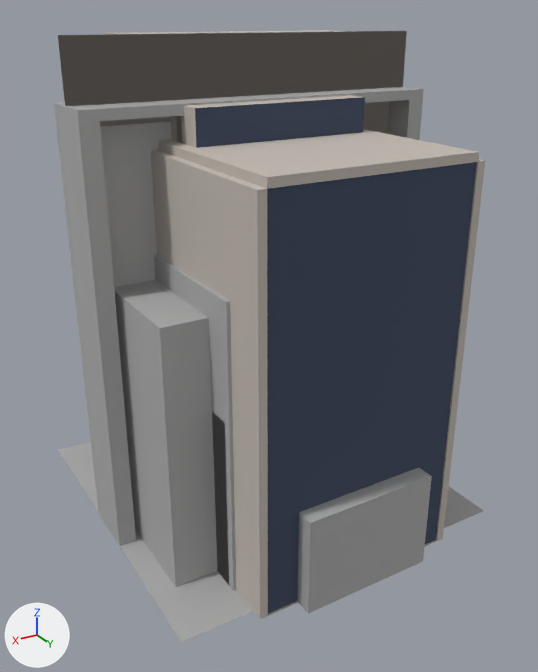
A saved change to the glTF model models/kit/lo/wood.glb.
One viewpoint serves both versions: a 50 mm lens placed at (2.28, 3.97, 3.09), pointed at (-0.17, -0.11, 1.05). The lights are fixed; the arrows at lower left show +X, +Y and +Z. The picture after the commit comes second. Where no turn or scale is listed for an object, it has been applied to the vertices. Vertices at exactly the same position are counted once.

The scene before the commit, as lines of its bpy script (objects in view):
```python
me_door_frame_wood = bpy.data.meshes.new('Door_frame_wood')
me_door_frame_wood.from_pydata(...)  # 20 vertices, 36 faces; spans x -1.12..1.12, y -0.2..0.2, z 0.0..2.66
me_door_frame_wood.materials.append(mat_kit_grey)  # grey #adadad
me_exit_wood_001 = bpy.data.meshes.new('Exit_wood.001')
me_exit_wood_001.from_pydata(...)  # 46 vertices, 90 faces; spans x -1.12..1.12, y -0.1..1.2, z 0.0..3.0
me_exit_wood_001.materials.append(mat_wallsurface)  # light grey #c4bcb3
me_solid_nursery_table = bpy.data.meshes.new('Solid_nursery_table')
me_solid_nursery_table.from_pydata(...)  # a box spanning x -0.43..0.43, y -1.3..1.3, z 0.0..0.62
me_solid_nursery_table.materials.append(mat_kit_grey)  # grey #adadad
me_win_sash = bpy.data.meshes.new('Win_sash')
me_win_sash.from_pydata(...)  # 16 vertices, 16 faces; spans x -1.12..1.12, y 0.0..0.34, z 0.0..3.0
me_win_sash.materials.append(mat_wallsurface)  # light grey #c4bcb3
# before: 8 (0.55, 0.0, 0.8), 9 (-0.55, 0.0, 0.8), 11 (0.55, 0.0, 2.65), 12 (-0.55, 0.34, 0.8), 13 (-0.55, 0.34, 2.65) at pixel (365, 97)
# before: 14 (0.55, 0.34, 2.65) at pixel (195, 108), 15 (0.55, 0.34, 0.8)
me_win_sash_frame = bpy.data.meshes.new('Win_sash_frame')
me_win_sash_frame.from_pydata(...)  # 24 vertices, 48 faces; spans x -0.55..0.55, y 0.1..0.16, z 0.8..2.65
me_win_sash_frame.materials.append(mat_kit_grey)  # grey #adadad
ob_door_frame_wood = bpy.data.objects.new('Door_frame_wood', me_door_frame_wood)
ob_door_frame_wood.location = (0.0, 0.0, 0.0)
ob_exit_wood_p0 = bpy.data.objects.new('Exit_wood_p0', me_exit_wood_001)
ob_exit_wood_p0.location = (0.0, 0.0, 0.0)
ob_solid_nursery_table = bpy.data.objects.new('Solid_nursery_table', me_solid_nursery_table)
ob_solid_nursery_table.location = (0.0, 0.0, 0.0)
ob_win_sash = bpy.data.objects.new('Win_sash', me_win_sash)
ob_win_sash.location = (0.0, 0.0, 0.0)
ob_win_sash_frame = bpy.data.objects.new('Win_sash_frame', me_win_sash_frame)
ob_win_sash_frame.location = (0.0, 0.0, 0.0)
# also in view: 'Isl_crib_rocker' at (0.0, 0.0, 0.55); 'Mod_wallhole_lath_A_wood' at (0.0, -0.11, 1.5); 'Mod_fireplace_wood' at (0.0, 0.02, 1.5); 'Isl_twin_cribs' at (0.0, 0.0, 0.9); 'Mod_wallhole_lath_C_wood' at (0.0, -0.11, 1.5)
```
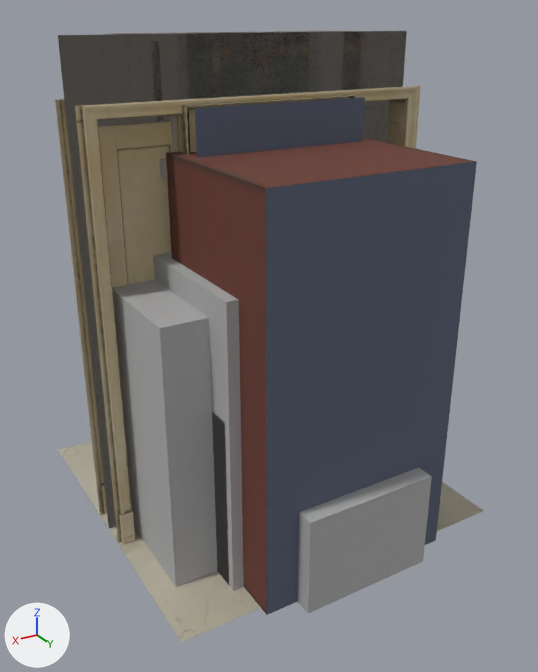
Where the change shows, as pixel boxes [x1, y1, x2, y2] in the pictures (538 x 672 px):
'Exit_wood_p0', reshaped: before [60, 31, 485, 619]; after [58, 31, 477, 615]
'Door_frame_wood', reshaped: before [54, 87, 424, 546]; after [55, 86, 421, 544]
part 2 of me_win_sash, cut back (mostly hidden afterwards): before [169, 95, 361, 148]; after [169, 115, 179, 152]
part 3 of me_win_sash_frame, cut back (mostly hidden): before [176, 116, 182, 143]; after [176, 95, 355, 155]
part 4 of me_exit_wood_001, cut back: before [151, 129, 485, 619]; after [166, 138, 477, 615]
part 5 of me_exit_wood_001, recoloured: before [151, 32, 402, 132]; after [152, 31, 403, 139]
'Mod_wallhole_lath_A_wood', unchanged, uncovered by the edit: before [58, 31, 407, 134]; after [58, 31, 406, 528]
'Isl_crib_rocker', unchanged, covered by the edit: [212, 412, 229, 585] in both

What the commit changed:
Picture 'Kit_Exit_wood_normal' (img_kit_exit_wood_normal) is new.
Picture 'Kit_Exit_wood_albedo' (img_kit_exit_wood_albedo) is new.
Picture 'Kit_Exit_wood_orm' (img_kit_exit_wood_orm) is new.
Picture 'Kit_Win_sash_frame_normal' (img_kit_win_sash_frame_normal) is new.
Picture 'Kit_Win_sash_frame_albedo' (img_kit_win_sash_frame_albedo) is new.
Picture 'Kit_Win_sash_frame_orm' (img_kit_win_sash_frame_orm) is new.
Picture 'Kit_Door_frame_wood_orm' (img_kit_door_frame_wood_orm) is new.
Picture 'Kit_Door_frame_wood_normal' (img_kit_door_frame_wood_normal) is new.
Picture 'Kit_Door_frame_wood_albedo' (img_kit_door_frame_wood_albedo) is new.
Material 'Kit_Exit_wood' (mat_kit_exit_wood) is new.
Uses the picture img_kit_exit_wood_albedo.
Uses the picture img_kit_exit_wood_normal.
Uses the picture img_kit_exit_wood_orm.
Material 'Kit_Win_sash_frame' (mat_kit_win_sash_frame) is new.
Uses the picture img_kit_win_sash_frame_albedo.
Uses the picture img_kit_win_sash_frame_normal.
Uses the picture img_kit_win_sash_frame_orm.
Material 'Kit_Door_frame_wood' (mat_kit_door_frame_wood) is new.
Uses the picture img_kit_door_frame_wood_albedo.
Uses the picture img_kit_door_frame_wood_normal.
Uses the picture img_kit_door_frame_wood_orm.
me_door_frame_wood is used by ob_door_frame_wood; location (0.0, 0.0, 0.0).
me_door_frame_wood had 20 vertices, 36 faces and spanned x -1.12..1.12, y -0.2..0.2, z 0.0..2.66.
me_door_frame_wood no longer uses material mat_kit_grey (grey #adadad).
me_door_frame_wood now has 343 vertices, 553 faces and spans x -1.12..1.12, y -0.2..0.2, z 0.0..2.68.
me_door_frame_wood part 1: 20 vertices removed from x -1.12..1.12, y -0.2..0.2, z 0.0..2.66; 343 vertices added at x -1.12..1.12, y -0.2..0.2, z 0.0..2.68.
me_door_frame_wood gains material mat_kit_door_frame_wood.
me_win_sash is used by ob_win_sash; location (0.0, 0.0, 0.0).
Verts and faces of me_win_sash; kept vertices keep their numbers, new ones are numbered from 16.
me_win_sash had 16 vertices, 16 faces and spanned x -1.12..1.12, y 0.0..0.34, z 0.0..3.0.
me_win_sash now has 16 vertices, 14 faces and spans x -1.12..1.12, y 0.0..0.11, z 0.0..3.0.
Part 2, on me_win_sash:
Vertices deleted: 12, 15 (with the faces that use them).
Vertex 13 moves to (-0.55, 0.11, 2.65).
Vertex 14 moves to (0.55, 0.11, 2.65).
New vertex 16 is at (-0.55, 0.11, 0.8).
New vertex 17 is at (0.55, 0.11, 0.8).
New faces: (9, 16, 13), (8, 11, 14), (8, 14, 17).
me_win_sash_frame is used by ob_win_sash_frame; location (0.0, 0.0, 0.0).
me_win_sash_frame had 24 vertices, 48 faces and spanned x -0.55..0.55, y 0.1..0.16, z 0.8..2.65.
me_win_sash_frame no longer uses material mat_kit_grey (grey #adadad).
me_win_sash_frame now has 658 vertices, 1112 faces and spans x -0.66..0.66, y -0.04..0.24, z 0.71..2.73.
me_win_sash_frame part 3: 20 vertices removed from x -0.55..0.55, y 0.1..0.16, z 0.8..2.65; 654 vertices added at x -0.66..0.66, y -0.04..0.24, z 0.71..2.73.
me_win_sash_frame gains material mat_kit_win_sash_frame.
me_exit_wood_001 is used by ob_exit_wood_p0; location (0.0, 0.0, 0.0).
me_exit_wood_001 had 46 vertices, 90 faces and spanned x -1.12..1.12, y -0.1..1.2, z 0.0..3.0.
me_exit_wood_001 now has 576 vertices, 802 faces and spans x -1.12..1.12, y -0.1..1.19, z 0.0..3.0.
me_exit_wood_001 part 4: 34 vertices removed from x -0.73..0.73, y -0.1..1.2, z 0.0..2.5; 564 vertices added at x -0.72..0.72, y -0.1..1.19, z 0.0..2.67.
me_exit_wood_001 part 5: 3 faces spanning x -1.12..0.63, y 0.0, z 0.0..3.0 switch from mat_wallsurface (light grey #c4bcb3) to mat_kit_exit_wood.
